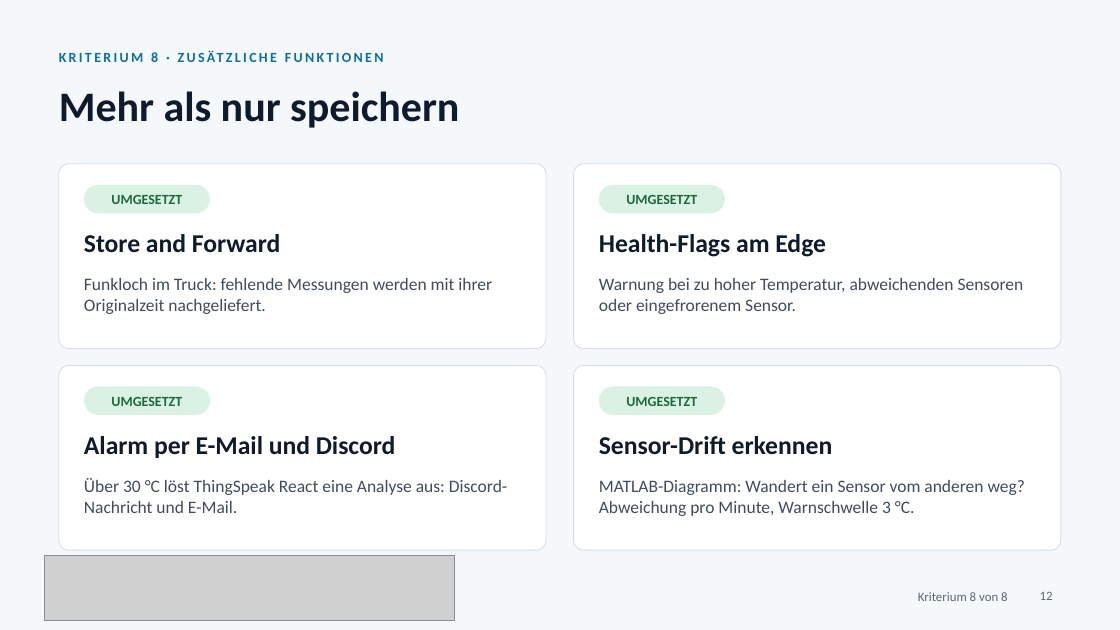
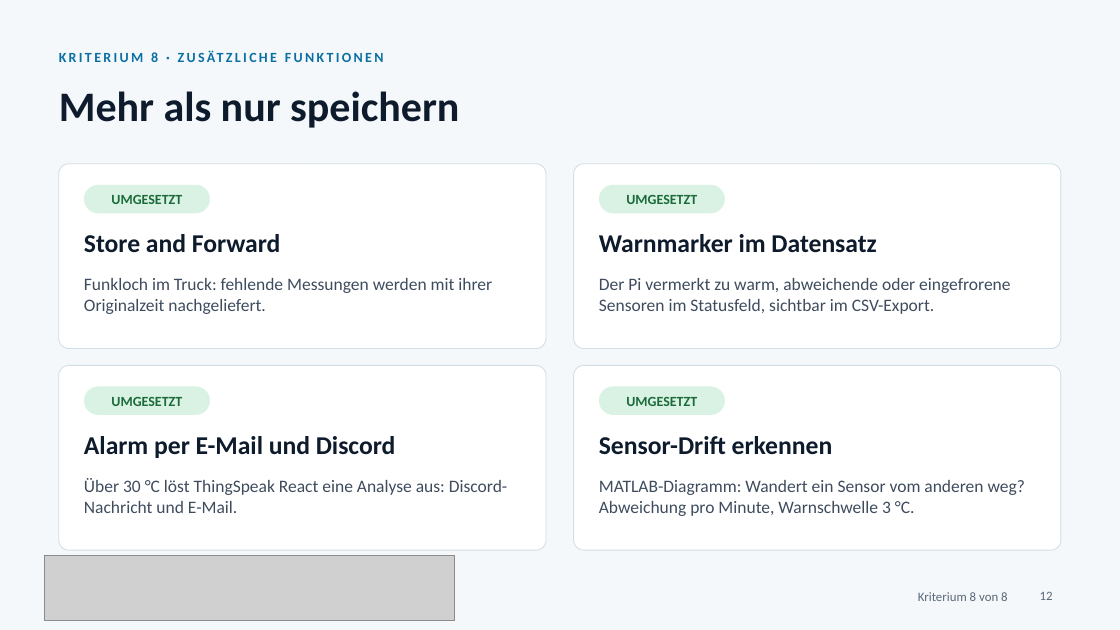
Before and after one commit to 47Felix/RasberryPI-Team-13, a slide deck: slide 12 of Challenge-III-Ice-Truck-Cloud/Praesentation/ice-truck-in-der-cloud.pptx. Drawn at 1120x630 pixels with LibreOffice and Linux fonts; fonts in the diff are those of the drawing; grey boxes stand for pictures. Boxes give left, top, right and bottom in pixels: in the first picture for what was removed or moved away, otherwise in the second. Text is boxed around its words. In the diff, an @@ line names an element or a change of style, - is before the commit and + after.

```diff
--- a/Challenge-III-Ice-Truck-Cloud/Praesentation/ice-truck-in-der-cloud.pptx
+++ b/Challenge-III-Ice-Truck-Cloud/Praesentation/ice-truck-in-der-cloud.pptx
@@ text at (599, 234, 876, 253): text changed @@
-Health-Flags am Edge
+Warnmarker im Datensatz
@@ text at (599, 278, 1010, 314): text changed @@
-Warnung bei zu hoher Temperatur, abweichenden Sensoren oder eingefrorenem Sensor.
+Der Pi vermerkt zu warm, abweichende oder eingefrorene Sensoren im Statusfeld, sichtbar im CSV-Export.
```
Also in this commit, not shown: 1 other slide changed, 4 other files.
